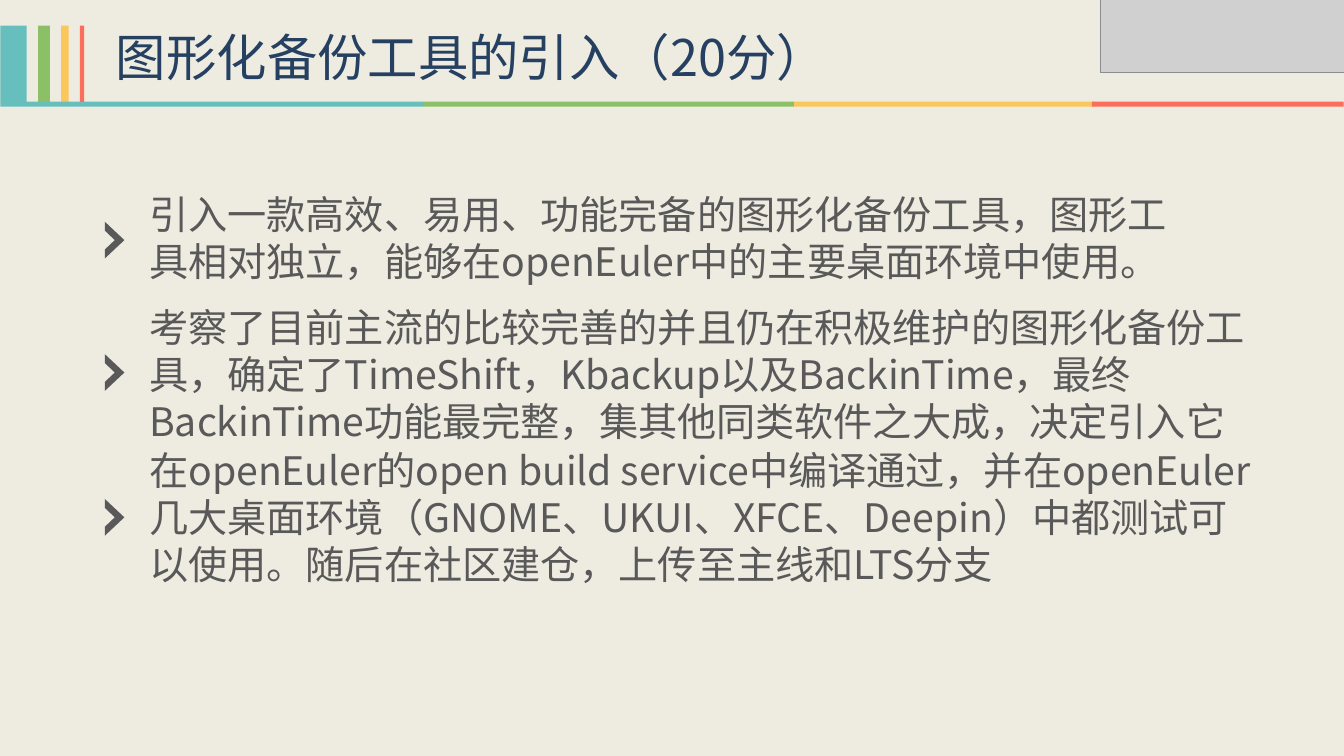
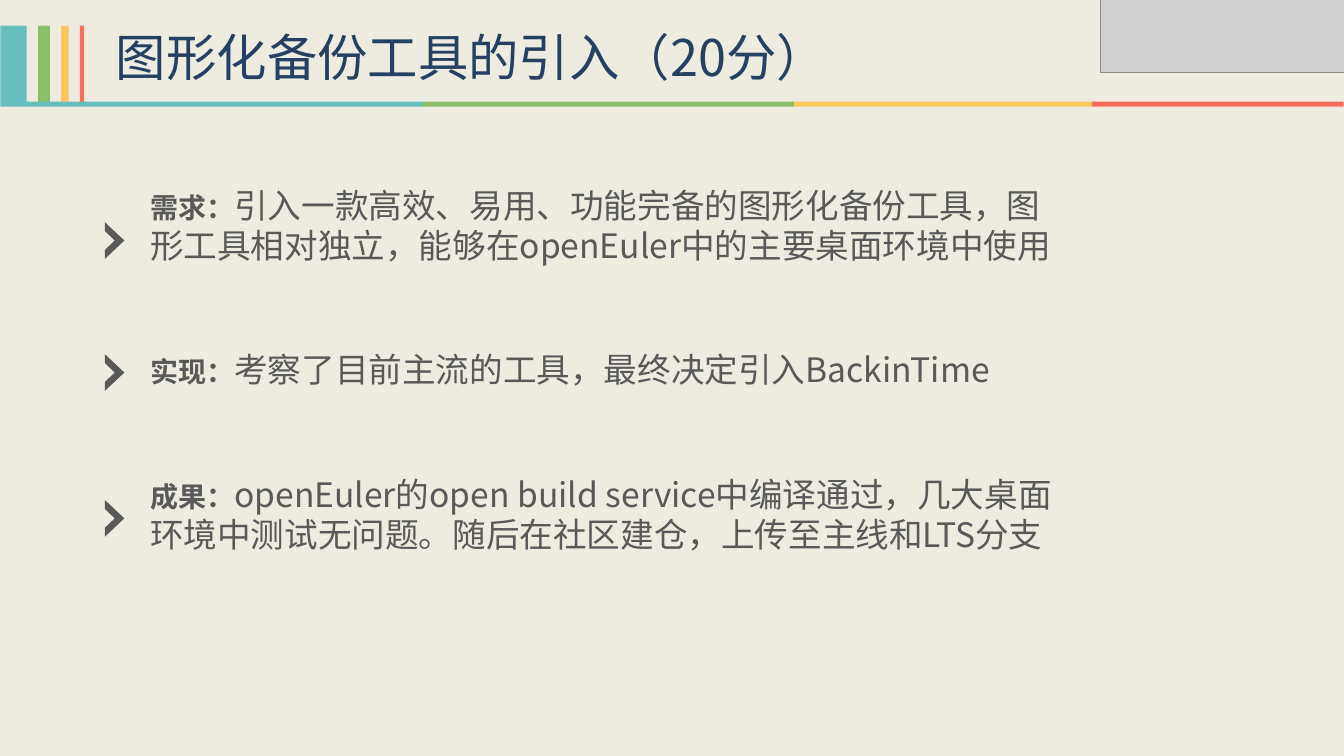
Before and after one commit to HollowMan6/My-openEuler-Open-Source-Internship, a slide deck: slide 4 of openEuler开源实习.pptx. Drawn at 1344x756 pixels with LibreOffice and Linux fonts; fonts in the diff are those of the drawing; grey boxes stand for pictures. Boxes give left, top, right and bottom in pixels: in the first picture for what was removed or moved away, otherwise in the second. Text is boxed around its words. In the diff, an @@ line names an element or a change of style, - is before the commit and + after.

```diff
--- a/openEuler开源实习.pptx
+++ b/openEuler开源实习.pptx
@@ text at [150,189,1051,266]: text changed; size 28 to 24 pt @@
-引入一款高效、易用、功能完备的图形化备份工具，图形工具相对独立，能够在openEuler中的主要桌面环境中使用。
+需求：引入一款高效、易用、功能完备的图形化备份工具，图形工具相对独立，能够在openEuler中的主要桌面环境中使用
@@ text at [150,353,990,386]: text changed; size 28 to 24 pt @@
-考察了目前主流的比较完善的并且仍在积极维护的图形化备份工具，确定了TimeShift，Kbackup以及BackinTime，最终BackinTime功能最完整，集其他同类软件之大成，决定引入它
+实现：考察了目前主流的工具，最终决定引入BackinTime
@@ text at [150,478,1052,551]: text changed; size 28 to 24 pt @@
-在openEuler的open build service中编译通过，并在openEuler几大桌面环境（GNOME、UKUI、XFCE、Deepin）中都测试可以使用。随后在社区建仓，上传至主线和LTS分支
+成果：openEuler的open build service中编译通过，几大桌面环境中测试无问题。随后在社区建仓，上传至主线和LTS分支
```
Also in this commit, not shown: 6 other slides changed, 1 other file.
